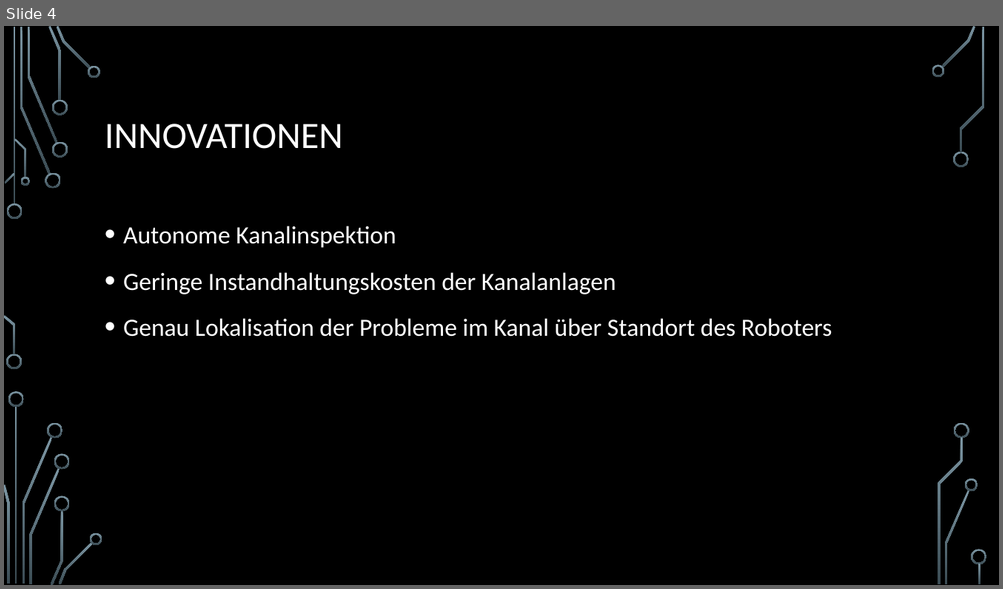
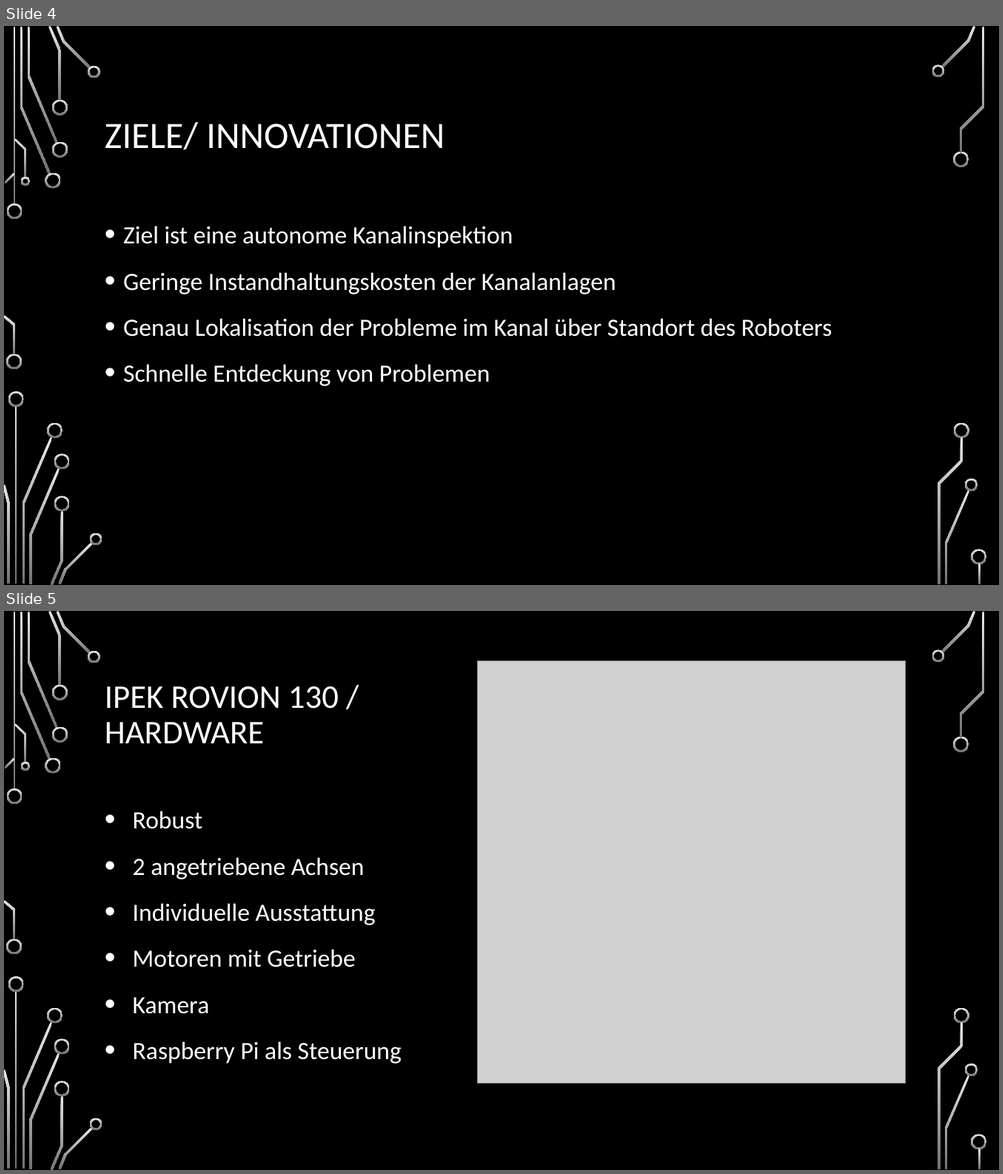
Before and after one commit to yaba-source/canalchecker, a slide deck: The Canalchecker.pptx. Shown one above the other, each under a label of ours: slide 4 before the commit, slides 4 and 5 after it. The pictures are 1003x589 and 1003x1174 pixels, drawn with LibreOffice and Linux fonts; fonts in the diff are those of the drawing; grey boxes stand for pictures; background and template pictures are left out. Boxes give left, top, right and bottom in pixels: in the first picture for what was removed or moved away, otherwise in the second. Text is boxed around its words. In the diff, an @@ line names an element or a change of style, - is before the commit and + after.

```diff
--- a/The Canalchecker.pptx
+++ b/The Canalchecker.pptx
@@ slide 5 added at [4,611,999,1170], background picture (left out); not listed: 36 template elements that a slide beside it also shows @@
@@ picture added at [477,661,905,1084] @@
@@ title added at [105,686,338,743], 32 pt, text #FFFFFF @@
+IPEK ROVION 130 /
+HARDWARE
@@ text added at [133,811,401,1064], 24 pt, text #FFFFFF @@
+• Robust
+• 2 angetriebene Achsen
+• Individuelle Ausstattung
+• Motoren mit Getriebe
+• Kamera
+• Raspberry Pi als Steuerung
@@ slide 4 changed as well @@
@@ fill gradient #7C96A3 to #3B4C54 to gradient #E7E6E6 to #767171 in 36 elements at [7,204,22,219], [6,355,22,370], [20,27,51,175], [45,173,61,189], [27,27,57,143], [48,26,62,101], [52,141,68,157], [52,100,68,116], [57,26,91,69], [88,65,101,78], [5,173,15,184], [4,315,15,355], [14,138,26,178], [20,177,29,186], [15,406,17,585], [22,437,52,584], [8,392,24,407], [4,485,9,584], [47,423,63,439], [29,469,60,585], [51,511,63,585], [54,454,70,470], [54,496,70,511], [59,543,93,585], [90,534,102,545], [941,26,976,67], [931,64,944,78], [953,151,969,167], [945,491,970,585], [965,479,978,491], [960,27,984,153], [954,423,970,439], [937,438,963,585], [971,550,987,565], [979,564,981,585], [13,27,15,205] @@
@@ title at [105,122,444,150]: text changed @@
-INNOVATIONEN
+ZIELE/ INNOVATIONEN
@@ text at [123,226,512,248]: text changed @@
-• Autonome Kanalinspektion
+• Ziel ist eine autonome Kanalinspektion
@@ text at [123,364,489,386]: paragraph added @@
+• Schnelle Entdeckung von Problemen
```
Also in this commit, not shown: 6 other slides changed, 2 other slides added.
